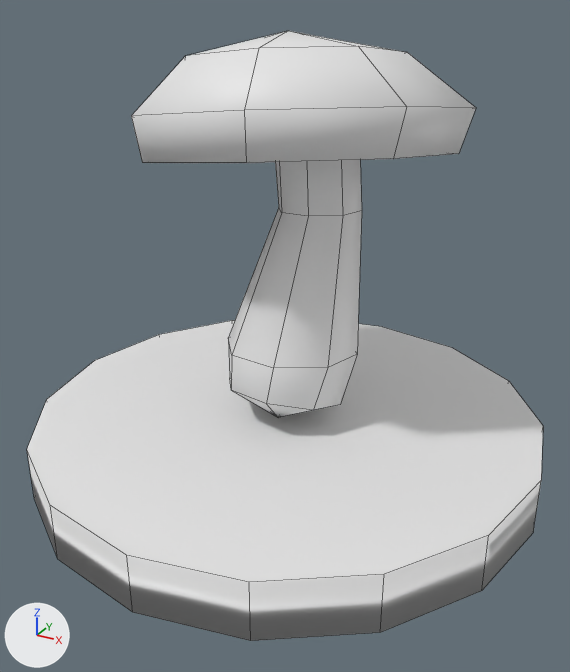
What one commit did to the FBX model Assets/Models/Props/seta.fbx.
Rendered twice from a 50 mm camera at (0.121, -0.222, 0.151) aimed at (0.004, -0.008, 0.044). Lighting does not change. The marker at lower left points along +X, +Y and +Z. Mesh edges are drawn as thin lines. Where no turn or scale is listed for an object, it has been applied to the vertices.

The older version as bpy lines, for what is in view:
```python
me_cylinder = bpy.data.meshes.new('Cylinder')
me_cylinder.from_pydata(...)  # a 16-sided cylinder along z spanning x -0.091..0.091, y -0.091..0.091, z -0.01..0.01
me_sphere = bpy.data.meshes.new('Sphere')
me_sphere.from_pydata(...)  # 58 vertices, 64 faces; spans x -0.055..0.0536, y -0.0444..0.0584, z -0.0392..0.0899
ob_base = bpy.data.objects.new('Base', me_cylinder)
ob_base.location = (0.0, 0.0, 0.0)
ob_shroom = bpy.data.objects.new('Shroom', me_sphere)
ob_shroom.location = (0.0, 0.0, 0.0492)
```
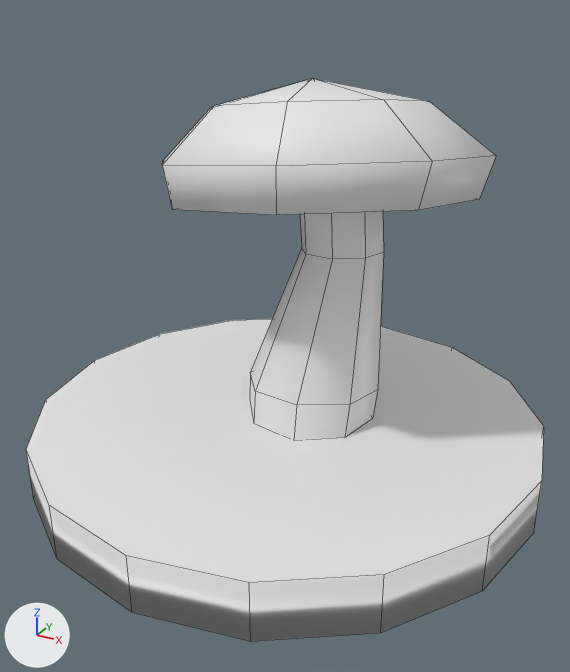
Where the newer file only moved an object's origin or applied its transform, the numbers keep the older frame.

Location of each change, (x1, y1, x2, y2) in pixels of the pictures (570 x 672 px):
'Shroom', reshaped, moved (7% shorter): before (131, 31, 476, 418); after (162, 79, 496, 439)
part 1 of me_sphere, cut back: before (228, 340, 357, 418); after (250, 372, 377, 439)

What the commit changed:
me_sphere is used by ob_shroom; location (0.0, 0.0, 0.0492).
me_sphere had 58 vertices, 64 faces and spanned x -0.055..0.0536, y -0.0444..0.0584, z -0.0392..0.0899.
me_sphere now has 57 vertices, 56 faces and spans x -0.055..0.0536, y -0.0444..0.0584, z -0.0253..0.0899.
Part 1, on me_sphere:
9 vertices are removed from x -0.0209..0.0205, y -0.0212..0.017, z -0.0392..-0.0248.
16 faces are deleted.
8 vertices are added at x -0.0232..0.0226, y -0.0203..0.0237, z -0.0253..-0.0249.
8 new faces join them.
Object 'Shroom' (ob_shroom) moves from (0.0, 0.0, 0.0492) to (0.0064, 0.0047, 0.0348).
